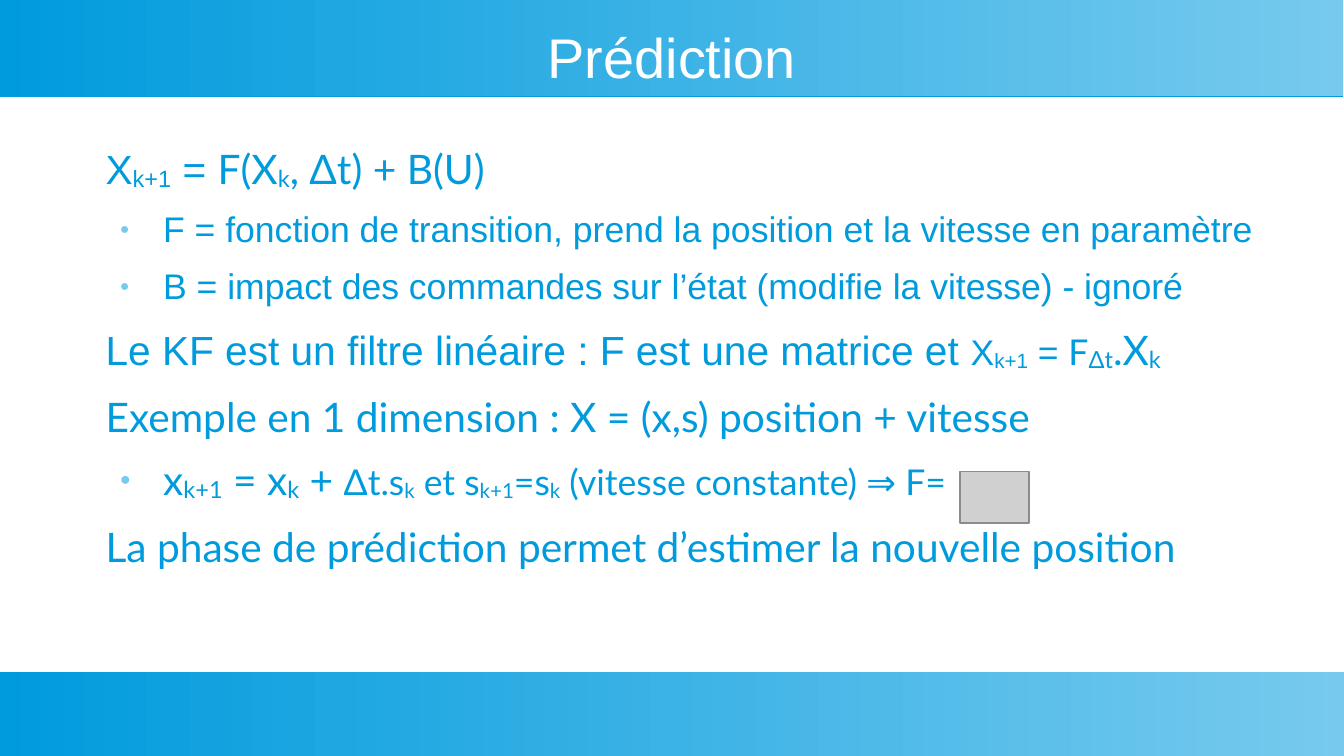
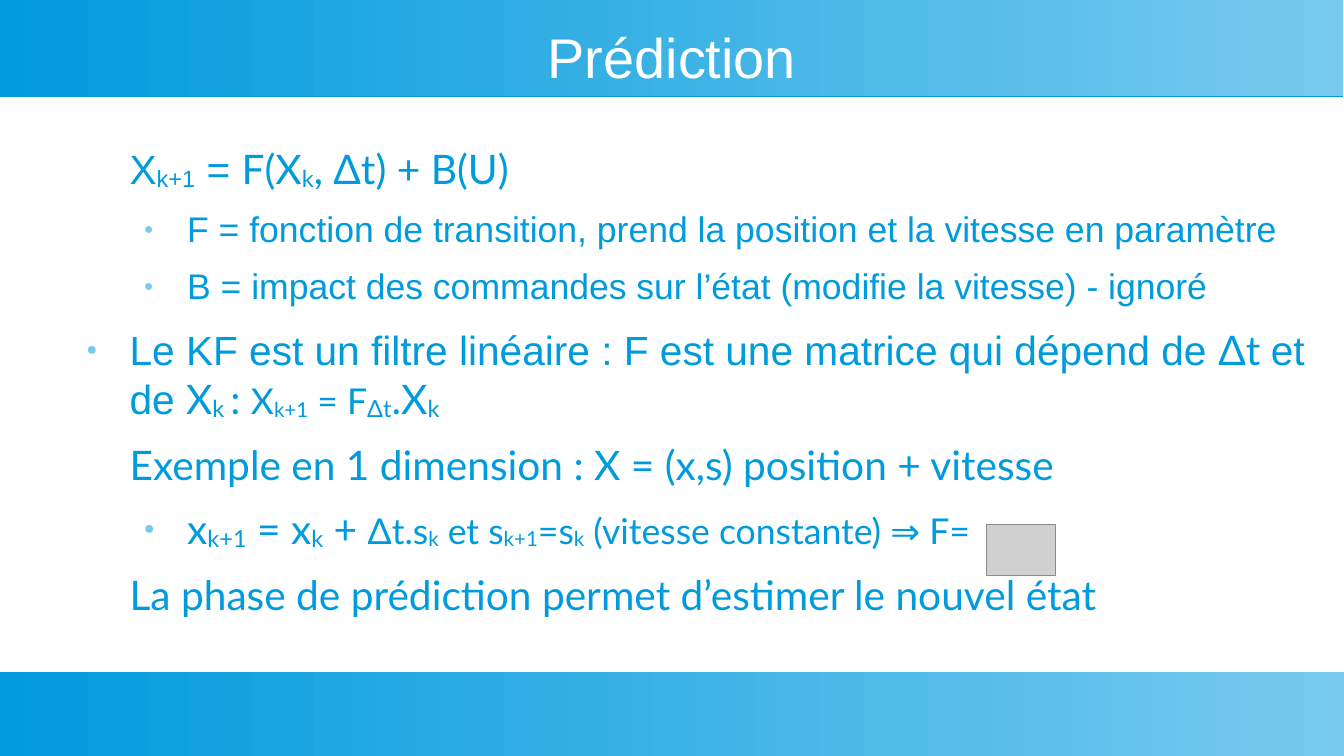
Before and after one commit to LaFabrickMassy/Projet-Fablab, a slide deck: slide 3 of Robotique/Micromouse/Documents/Micromouse -6-Filtre Kalman.odp. Drawn at 1344x756 pixels with LibreOffice and Linux fonts; fonts in the diff are those of the drawing; grey boxes stand for pictures. Boxes give left, top, right and bottom in pixels: in the first picture for what was removed or moved away, otherwise in the second. Text is boxed around its words. In the diff, an @@ line names an element or a change of style, - is before the commit and + after.

```diff
--- a/Robotique/Micromouse/Documents/Micromouse -6-Filtre Kalman.odp
+++ b/Robotique/Micromouse/Documents/Micromouse -6-Filtre Kalman.odp
@@ text "Xk+1 = F(Xk, Δt) + ..." moved from (x1=106, y1=152, x2=1252, y2=569) to (x1=130, y1=152, x2=1305, y2=617) @@
@@ text at (x1=130, y1=335, x2=1305, y2=417): text changed @@
-Le KF est un filtre linéaire : F est une matrice et Xk+1 = FΔt.Xk
+● Le KF est un filtre linéaire : F est une matrice qui dépend de Δt et de Xk : Xk+1 = FΔt.Xk
@@ picture moved from (x1=960, y1=472, x2=1029, y2=523) to (x1=987, y1=524, x2=1056, y2=576) @@
@@ text at (x1=130, y1=575, x2=1096, y2=617): text changed @@
-La phase de prédiction permet d’estimer la nouvelle position
+La phase de prédiction permet d’estimer le nouvel état
```
Also in this commit, not shown: 2 slides added, 1 slide removed.
